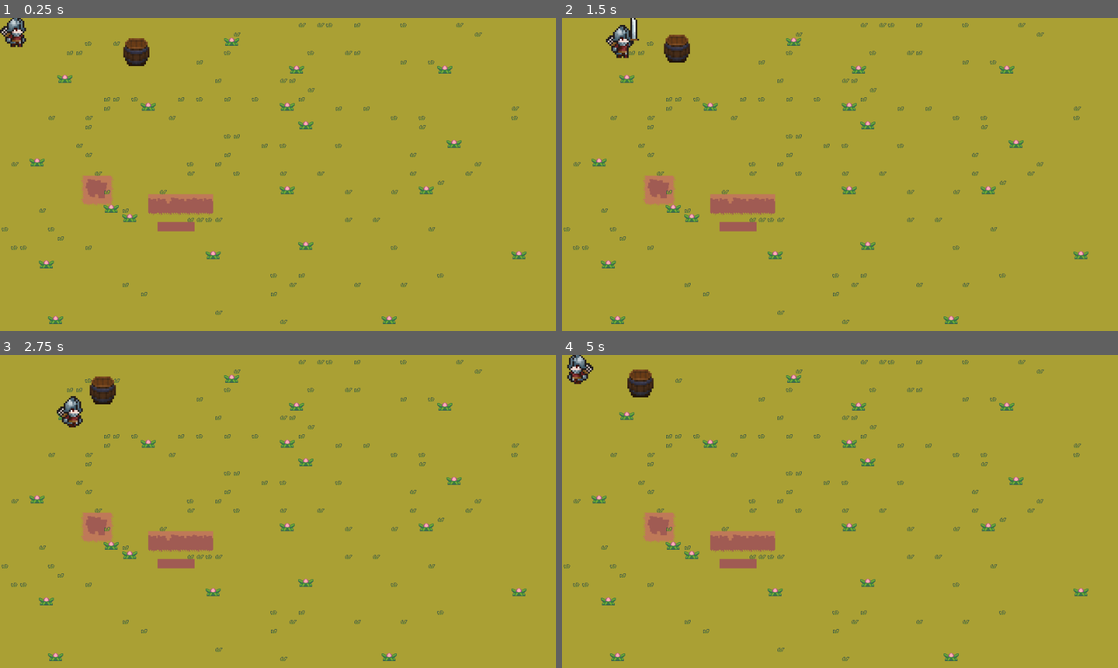
Above: before the commit, frames 1-4 (two rows, left to right).
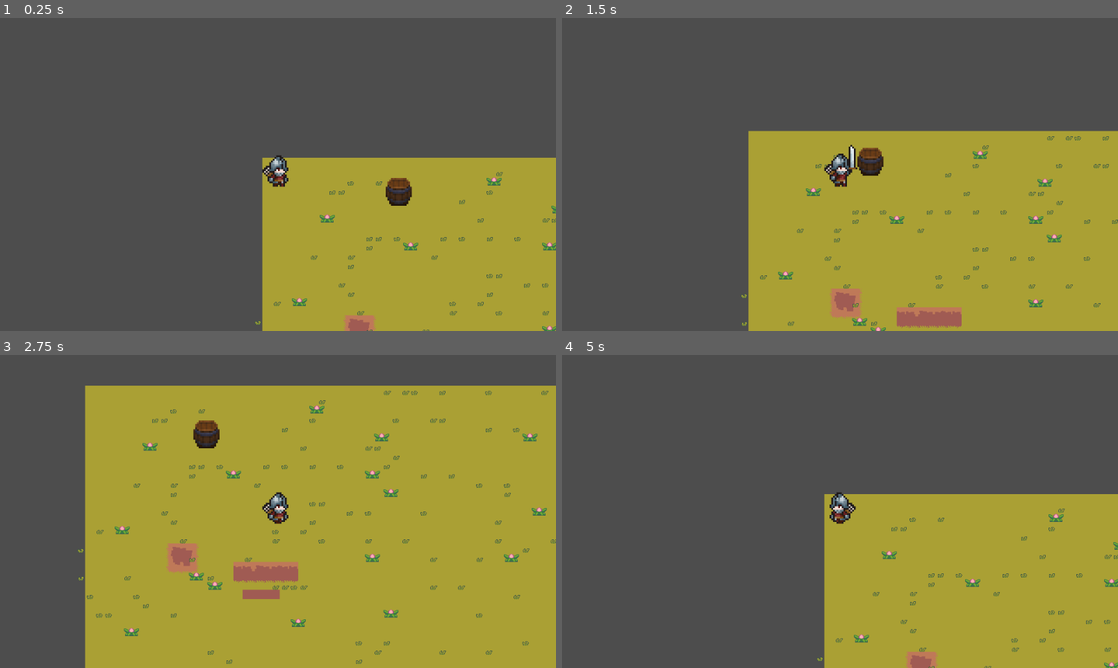
Above: after the commit, the same moments.

Repository: capt-jack00/GameOff2025
Game: Godot game, scene res://scenes/world.tscn
The game is run twice, just before and just after one commit, with the same random seed, the same clock (stepped at 60 frames per second) and the same inputs.
Inputs (mouse positions are in pixels of both pictures, inside the frame that each line leads up to):
- Up to frame 1 (0.25 s): no input
- Up to frame 2 (1.5 s): move the mouse to (962, 158) at 0.52 s; hold D (move_right) 0.53-1.28 s; click (962, 158) at 0.6 s; move the mouse to (728, 190) at 1.27 s; hold S (move_down) from 1.28 s (still down); click (728, 190) at 1.35 s
- Up to frame 3 (2.75 s): move the mouse to (333, 442) at 2.02 s; release S (move_down) at 2.03 s; hold D (move_right) from 2.03 s (still down); click (333, 442) at 2.1 s
- Up to frame 4 (5 s): move the mouse to (812, 574) at 2.77 s; release D (move_right) at 2.78 s; hold W (move_up) 2.78-3.53 s; click (812, 574) at 2.85 s; move the mouse to (1006, 558) at 3.52 s; hold A (move_left) from 3.53 s (still down); click (1006, 558) at 3.6 s; move the mouse to (673, 464) at 4.27 s; click (673, 464) at 4.35 s

The runs differ from the first frame. In frame 1, 73% of the frame differs, in the area x 0-100%, y 0-100%; in frame 2, 62%; in frame 3, 30%; in frame 4, 72%.

Commit message:
Camera fixed on player position

Diff:
--- a/scenes/world.tscn
+++ b/scenes/world.tscn
@@ -320,6 +320,8 @@
 shape = SubResource("RectangleShape2D_k0juu")
 debug_color = Color(1, 1, 1, 0.41960785)
 
+[node name="Camera2D" type="Camera2D" parent="Player"]
+
 [node name="Area2D" parent="." instance=ExtResource("2_4wyf3")]
 position = Vector2(0, 1)
 
--- a/scripts/player.gd
+++ b/scripts/player.gd
@@ -1,6 +1,6 @@
 extends CharacterBody2D
 
-var speed = 2
+var speed = 5
 @export var attack_damage := 10
 
 #TODO:
